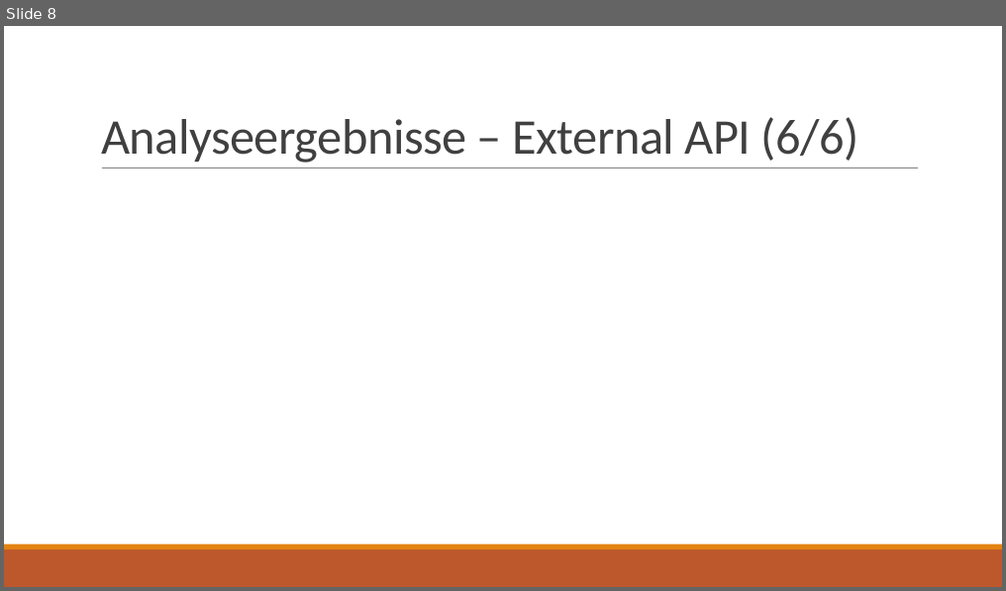
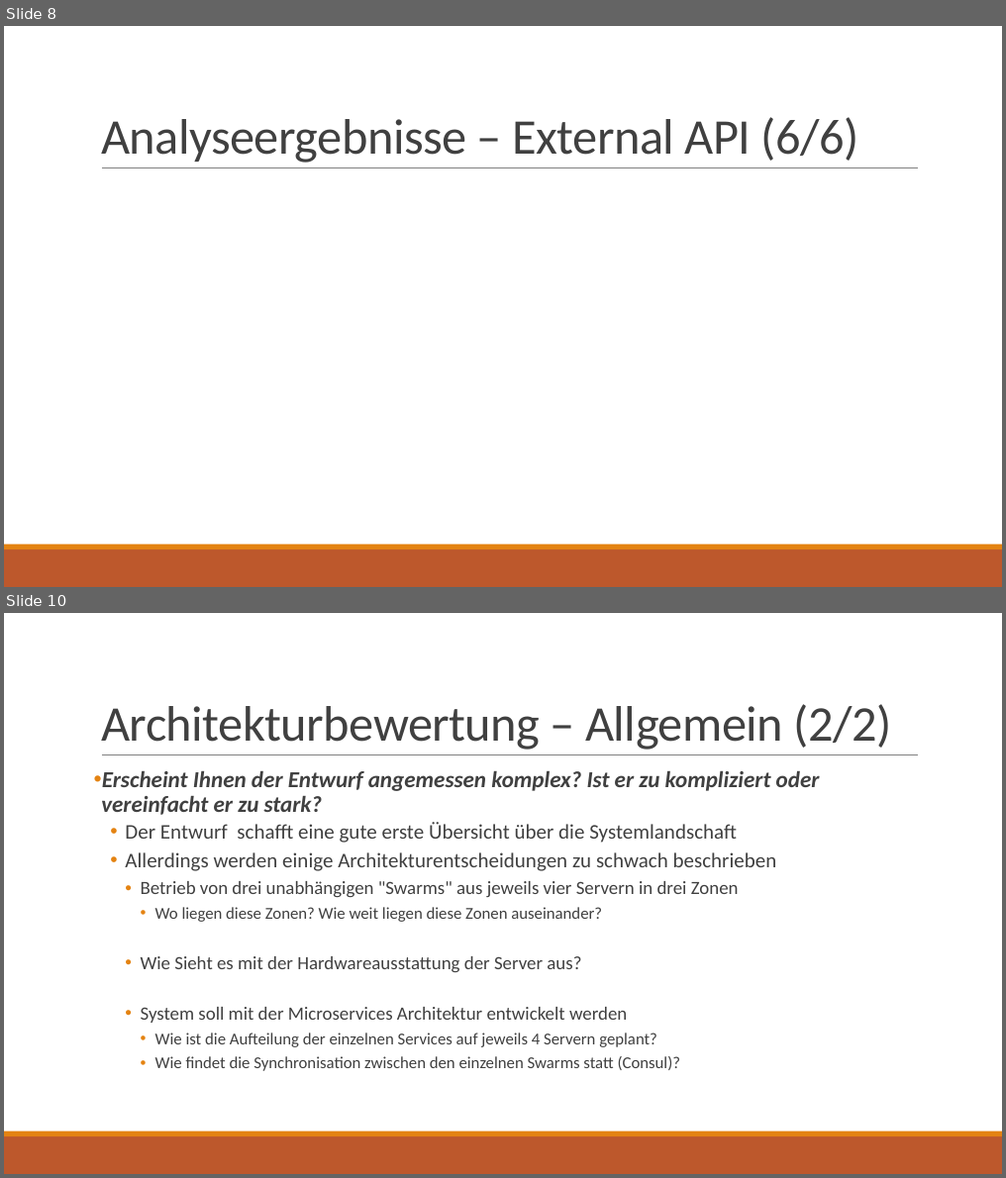
Before and after one commit to jnk111/AI_Praktikum, a slide deck: Aufgaben/P4/Loesung/Wochenplansoftware - Architekturbewertung.pptx. Shown one above the other, each under a label of ours: slide 8 before the commit, slides 8 and 10 after it; the slides between them are not shown. The pictures are 1006x591 and 1006x1178 pixels, drawn with LibreOffice and Linux fonts; fonts in the diff are those of the drawing. Boxes give left, top, right and bottom in pixels: in the first picture for what was removed or moved away, otherwise in the second. Text is boxed around its words. In the diff, an @@ line names an element or a change of style, - is before the commit and + after.

```diff
--- a/Aufgaben/P4/Loesung/Wochenplansoftware - Architekturbewertung.pptx
+++ b/Aufgaben/P4/Loesung/Wochenplansoftware - Architekturbewertung.pptx
@@ slide 10 added at [4,613,1002,1174], background #FFFFFF; not listed: 3 template elements that a slide beside it also shows @@
@@ title added at [101,704,891,750], 48 pt, text #404040 @@
+Architekturbewertung – Allgemein (2/2)
@@ text added at [101,771,820,1071], 16 pt, text #404040 @@
+• Erscheint Ihnen der Entwurf angemessen komplex? Ist er zu kompliziert oder vereinfacht er zu stark?
+  • Der Entwurf schafft eine gute erste Übersicht über die Systemlandschaft
+  • Allerdings werden einige Architekturentscheidungen zu schwach beschrieben
+    • Betrieb von drei unabhängigen "Swarms" aus jeweils vier Servern in drei Zonen
+      • Wo liegen diese Zonen? Wie weit liegen diese Zonen auseinander?
+    • Wie Sieht es mit der Hardwareausstattung der Server aus?
+    • System soll mit der Microservices Architektur entwickelt werden
+      • Wie ist die Aufteilung der einzelnen Services auf jeweils 4 Servern geplant?
+      • Wie findet die Synchronisation zwischen den einzelnen Swarms statt (Consul)?
```
Also in this commit, not shown: 9 slides changed, 1 other slide added, 1 other file.
